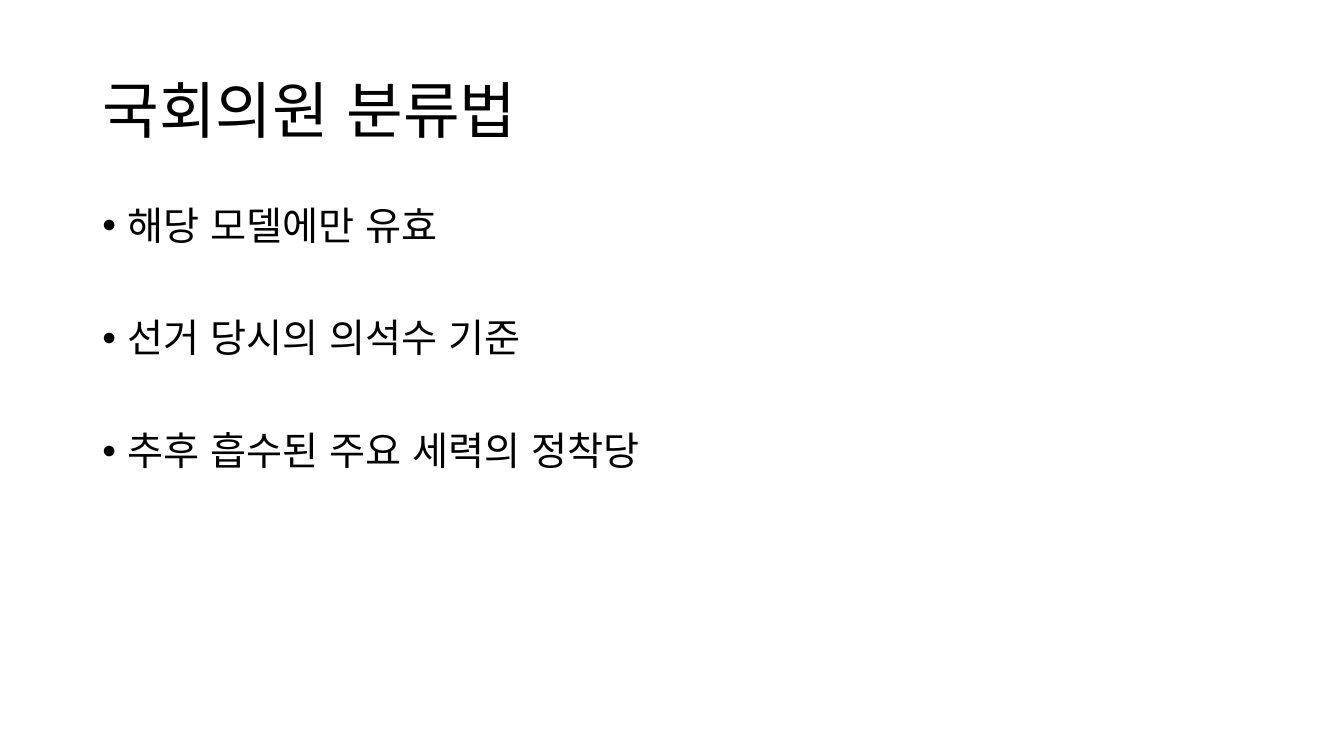
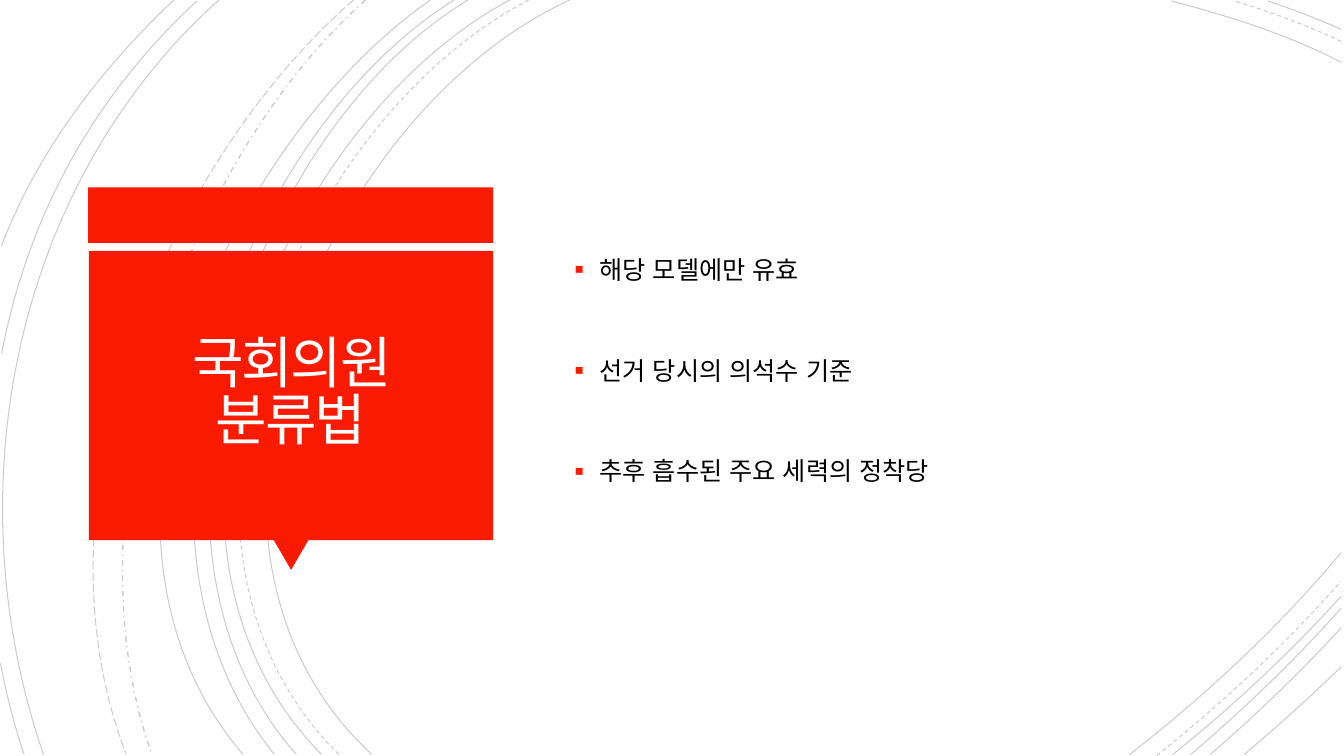
Before and after one commit to letcodesing/project, a slide deck: slide 4 of 개인1/발표용 파일/발표용.pptx. Drawn at 1344x756 pixels with LibreOffice and Linux fonts; fonts in the diff are those of the drawing. Boxes give left, top, right and bottom in pixels: in the first picture for what was removed or moved away, otherwise in the second. Text is boxed around its words. In the diff, an @@ line names an element or a change of style, - is before the commit and + after.

```diff
--- a/개인1/발표용 파일/발표용.pptx
+++ b/개인1/발표용 파일/발표용.pptx
@@ group added at (0, 0, 1342, 756): 21 freeform shapes @@
@@ rectangle added at (89, 188, 494, 243), fill #F81B02 @@
@@ rectangle added at (89, 251, 493, 540), fill #F81B02 @@
@@ title "국회의원 분류법": place and size @@
-title "국회의원 분류법" at (102, 82, 516, 138)
+title "국회의원 분류법" at (192, 336, 392, 445)
@@ title "국회의원 분류법" at (192, 336, 392, 445): size 44 to 40 pt, font Noto Sans CJK KR to Calibri, text colour #000000 to #FFFEFF, letter spacing 0 to -1.5 pt; alignment left to centre; line spacing 0.9 to 0.85 @@
@@ text "해당 모델에만 유효": place and size @@
-text "해당 모델에만 유효" at (128, 207, 640, 468)
+text "해당 모델에만 유효" at (600, 258, 930, 482)
@@ text "해당 모델에만 유효" at (600, 258, 930, 482): size 28 to 18 pt, font Noto Sans CJK KR to TeX Gyre Bonum; bullet • to ▪; line spacing 0.9 to 1.2 @@
@@ triangle added at (273, 540, 309, 571), fill #F81B02 @@
```
Also in this commit, not shown: 16 other slides changed, 14 slides added, 1 slide removed, 7 other files.
